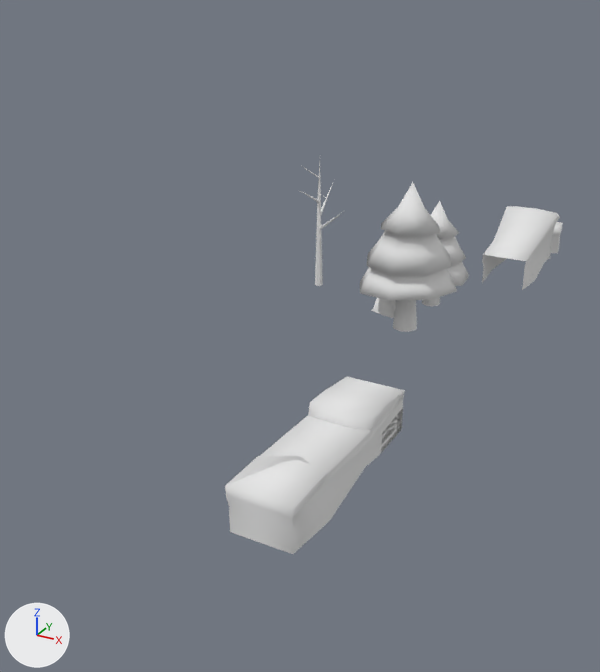
An edit to the Blender file Models/Models.blend, drawn before and after from the same camera.
Before and after are seen from a camera (50 mm lens) standing at (9.5, -18.7, 13.0) and looking at (-4.7, 7.2, 0.1). Every picture has the same lights, and +X, +Y and +Z are marked at lower left.
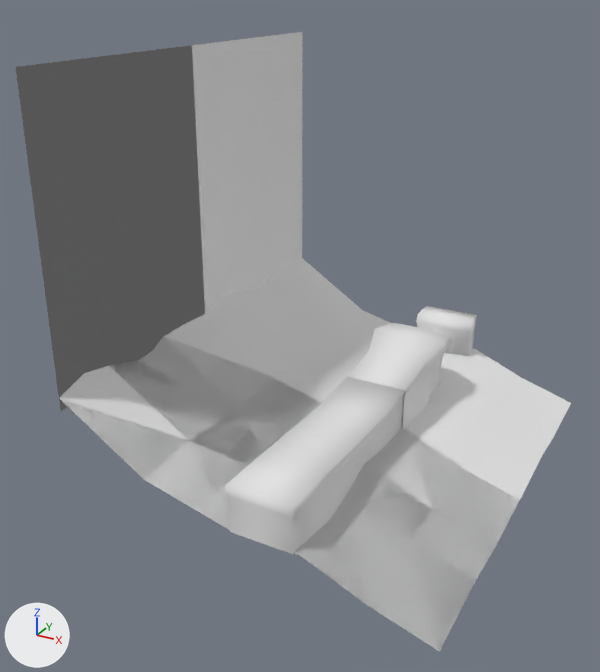
Pixel boxes (x1, y1, x2, y2) of what changed, in the pictures (600 x 672 px):
'Plane', added: after (16, 45, 520, 651)
'Plane.001', added: after (190, 32, 571, 500)
'Circle', deleted: before (360, 182, 457, 332)
'Cube.005', shown: after (348, 306, 477, 428)
'Cube.001', hidden: before (226, 377, 405, 517)
'Cube.003', deleted: before (482, 206, 563, 290)
'Circle.001', deleted: before (422, 201, 469, 306)
'Circle.002', deleted: before (300, 164, 343, 286)
'Cube.006', hidden: before (371, 298, 396, 318)

The change, as a list of edits to the scene's bpy script:
```text
Add mat_material_009:
    mat_material_009 = diffuse_material('Material.009')
    mat_material_009.base_color = (0.8, 0.8, 0.8)  # white #e7e7e7
Add me_plane:
    me_plane.from_pydata(...)  # 72 vertices, 38 faces; spans x -7.26..4.4, y 0.0..7.25, z -1.08..11.87
    me_plane.polygons.foreach_set('use_smooth', [True] * 38)
    me_plane.materials.append(mat_material_009)  # its picture is missing
Add me_plane_001:
    me_plane_001.from_pydata(...)  # 36 vertices, 19 faces; spans x -6.73..4.93, y -3.52..3.72, z -1.62..11.33
    me_plane_001.polygons.foreach_set('use_smooth', [True] * 19)
    me_plane_001.materials.append(mat_material_009)  # its picture is missing
Remove ob_circle_002:
    ob_circle_002 = bpy.data.objects.new('Circle.002', me_circle_002)
    ob_circle_002.location = (-7.5, 14.03, -0.51)
Change ob_cube_006:
    ob_cube_006.location: (-4.18, 14.6, -0.88) -> (0.0, 0.0, 0.0)
    add ob_cube_006.hide_set(True)  # its collection is switched off
Remove ob_circle_001:
    ob_circle_001 = bpy.data.objects.new('Circle.001', me_circle_001)
    ob_circle_001.location = (-2.83, 16.59, -1.47)
    ob_circle_001.rotation_euler = (0.048, 0.0183, -3.506)  # degrees (2.8, 1, -201)
    ob_circle_001.scale = (0.758, 0.758, 0.758)
Remove ob_circle:
    ob_circle = bpy.data.objects.new('Circle', me_circle)
    ob_circle.location = (-2.83, 13.36, -1.47)
Remove ob_cube_003:
    ob_cube_003 = bpy.data.objects.new('Cube.003', me_cube_003)
    ob_cube_003.location = (0.0, 22.03, 0.0)
Change ob_cube_001:
    ob_cube_001.location: (0.02, -3.58, -0.71) -> (0.02, 3.57, -0.71)
    add ob_cube_001.hide_set(True)  # its collection is switched off
Change ob_cube_005:
    remove ob_cube_005.hide_set(True)  # its collection is switched off
    ob_cube_005.location: (0.02, -3.58, -0.71) -> (0.02, 3.66, -0.71)
Add ob_plane:
    ob_plane = bpy.data.objects.new('Plane', me_plane)
    ob_plane.location = (0.62, -3.58, -1.01)
Add ob_plane_001:
    ob_plane_001 = bpy.data.objects.new('Plane.001', me_plane_001)
    ob_plane_001.location = (0.09, 7.1, -0.47)
```
